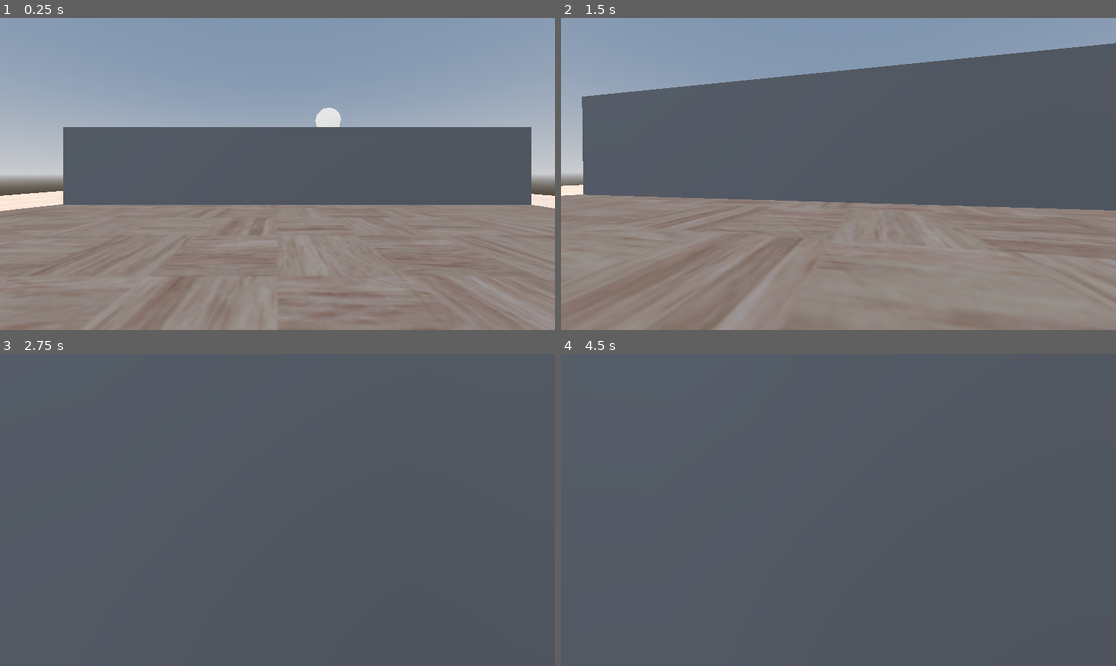
Above: before the commit, frames 1-4 (two rows, left to right).
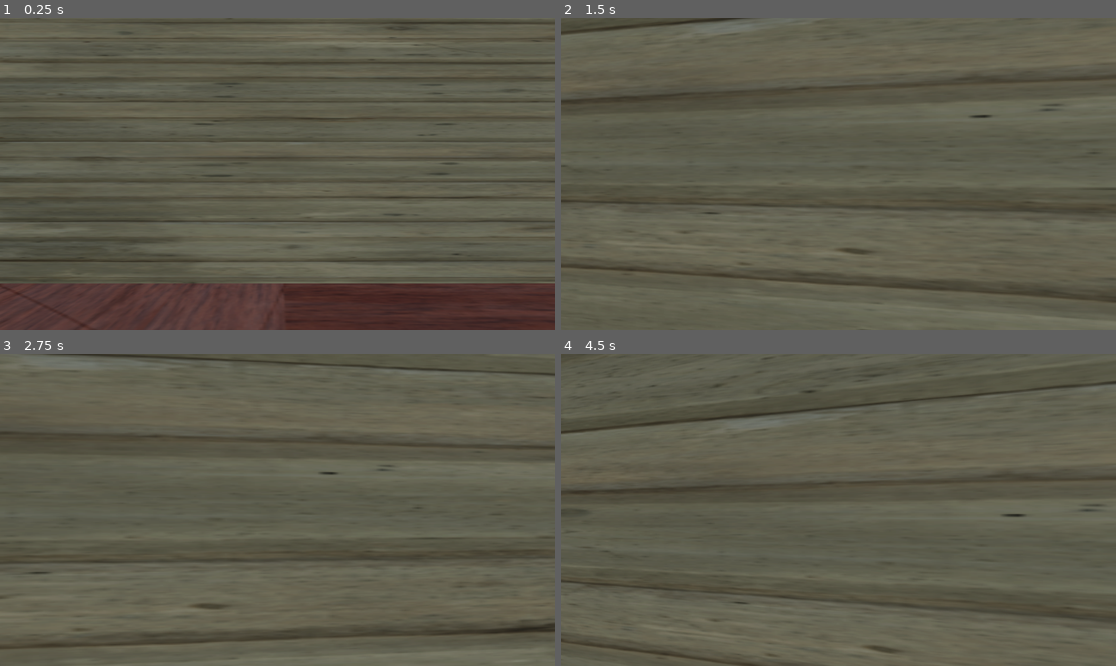
Above: after the commit, the same moments.

Repository: lanceabellanosa/LANCE-S-GODOT-PROJECT
Game: Godot game, scene res://scenes/world.tscn
Same seed, same stepped clock (60 frames per second), same inputs: the game is played once before the commit and once after it.
Inputs (mouse positions are in pixels of both pictures, inside the frame that each line leads up to):
- Up to frame 1 (0.25 s): no input
- Up to frame 2 (1.5 s): move the mouse to (866, 174) at 0.52 s; hold T (Forward) from 0.53 s (still down); move the mouse to (810, 174) at 1.27 s
- Up to frame 3 (2.75 s): keep holding T (Forward); move the mouse to (288, 503) at 2.02 s
- Up to frame 4 (4.5 s): keep holding T (Forward); move the mouse to (832, 516) at 2.77 s; move the mouse to (877, 513) at 3.52 s; move the mouse to (794, 506) at 4.27 s

The runs differ from the first frame. In frame 1, 86% of the frame differs, in the area x 0-100%, y 0-100%; in frame 2, 79%; in frame 3, 45%; in frame 4, 48%.

Commit message:
godot files

Diff:
--- a/scenes/world.tscn
+++ b/scenes/world.tscn
@@ -1,7 +1,8 @@
 [gd_scene format=3 uid="uid://dpvtwaj1jovrb"]
 
 [ext_resource type="Script" uid="uid://ccakgjext8n27" path="res://scripts/player.gd" id="1_nnsk1"]
-[ext_resource type="Texture2D" uid="uid://x8qyb4rvtjrb" path="res://textures/WoodFloor028_1K-JPG_Color.jpg" id="2_rwgxs"]
+[ext_resource type="Texture2D" uid="uid://brxd44ac64ria" path="res://textures/WoodFloor019_2K-PNG_Color.png" id="2_4wyf3"]
+[ext_resource type="Texture2D" uid="uid://bx23fuqpn5d61" path="res://textures/Concrete045_2K-PNG_Color.png" id="3_k0juu"]
 
 [sub_resource type="ProceduralSkyMaterial" id="ProceduralSkyMaterial_rwgxs"]
 sky_horizon_color = Color(0.66224277, 0.6717428, 0.6867428, 1)
@@ -31,13 +32,31 @@
 emission_energy_multiplier = 3.0
 
 [sub_resource type="StandardMaterial3D" id="StandardMaterial3D_4wyf3"]
-albedo_texture = ExtResource("2_rwgxs")
+albedo_texture = ExtResource("2_4wyf3")
 
 [sub_resource type="ConcavePolygonShape3D" id="ConcavePolygonShape3D_nnsk1"]
 data = PackedVector3Array(-20, -0.25, 20, -20, -0.25, -20, -20, 0.25, -20, 20, -0.25, -20, -20, -0.25, -20, -20, -0.25, …(464 unchanged characters)…
 
-[sub_resource type="ConcavePolygonShape3D" id="ConcavePolygonShape3D_4wyf3"]
-data = PackedVector3Array(-0.5, -2, 12, -0.5, -2, -12, -0.5, 2, -12, 0.5, -2, -12, -0.5, -2, -12, -0.5, -2, 12, -0.5, 2, -12, -0.5, -2, -12, 0.5, -2, -12, -0.5, 2, -12, -0.5, 2, 12, -0.5, -2, 12, -0.5, -2, 12, -0.5, 2, 12, 0.5, 2, 12, 0.5, 2, 12, -0.5, 2, 12, -0.5, 2, -12, -0.5, -2, 12, 0.5, -2, 12, 0.5, -2, -12, 0.5, 2, 12, 0.5, -2, 12, -0.5, -2, 12, 0.5, -2, -12, 0.5, -2, 12, 0.5, 2, 12, 0.5, -2, -12, 0.5, 2, -12, -0.5, 2, -12, -0.5, 2, -12, 0.5, 2, -12, 0.5, 2, 12, 0.5, 2, 12, 0.5, 2, -12, 0.5, -2, -12)
+[sub_resource type="StandardMaterial3D" id="StandardMaterial3D_k0juu"]
+albedo_texture = ExtResource("3_k0juu")
+albedo_texture_force_srgb = true
+
+[sub_resource type="ConcavePolygonShape3D" id="ConcavePolygonShape3D_71j4m"]
+data = PackedVector3Array(-0.5, -2, 13.276611, -0.5, -2, -13.276611, -0.5, 2, -13.276611, 0.5, -2, -13.276611, -0.5, -2, -13.276611, -0.5, -2, 13.276611, -0.5, 2, -13.276611, -0.5, -2, -13.276611, 0.5, -2, -13.276611, -0.5, 2, -13.276611, -0.5, 2, 13.276611, -0.5, -2, 13.276611, -0.5, -2, 13.276611, -0.5, 2, 13.276611, 0.5, 2, 13.276611, 0.5, 2, 13.276611, -0.5, 2, 13.276611, -0.5, 2, -13.276611, -0.5, -2, 13.276611, 0.5, -2, 13.276611, 0.5, -2, -13.276611, 0.5, 2, 13.276611, 0.5, -2, 13.276611, -0.5, -2, 13.276611, 0.5, -2, -13.276611, 0.5, -2, 13.276611, 0.5, 2, 13.276611, 0.5, -2, -13.276611, 0.5, 2, -13.276611, -0.5, 2, -13.276611, -0.5, 2, -13.276611, 0.5, 2, -13.276611, 0.5, 2, 13.276611, 0.5, 2, 13.276611, 0.5, 2, -13.276611, 0.5, -2, -13.276611)
+
+[sub_resource type="StandardMaterial3D" id="StandardMaterial3D_71j4m"]
+albedo_texture = ExtResource("3_k0juu")
+albedo_texture_force_srgb = true
+
+[sub_resource type="StandardMaterial3D" id="StandardMaterial3D_qfnet"]
+albedo_texture = ExtResource("3_k0juu")
+albedo_texture_force_srgb = true
+
+[sub_resource type="ConcavePolygonShape3D" id="ConcavePolygonShape3D_i7141"]
+data = PackedVector3Array(-0.5, -2, 6.2526855, -0.5, -2, -6.2526855, -0.5, 2, -6.2526855, 0.5, -2, -6.2526855, -0.5, -2, -6.2526855, -0.5, -2, 6.2526855, -0.5, 2, -6.2526855, -0.5, -2, -6.2526855, 0.5, -2, -6.2526855, -0.5, 2, -6.2526855, -0.5, 2, 6.2526855, -0.5, -2, 6.2526855, -0.5, -2, 6.2526855, -0.5, 2, 6.2526855, 0.5, 2, 6.2526855, 0.5, 2, 6.2526855, -0.5, 2, 6.2526855, -0.5, 2, -6.2526855, -0.5, -2, 6.2526855, 0.5, -2, 6.2526855, 0.5, -2, -6.2526855, 0.5, 2, 6.2526855, 0.5, -2, 6.2526855, -0.5, -2, 6.2526855, 0.5, -2, -6.2526855, 0.5, -2, 6.2526855, 0.5, 2, 6.2526855, 0.5, -2, -6.2526855, 0.5, 2, -6.2526855, -0.5, 2, -6.2526855, -0.5, 2, -6.2526855, 0.5, 2, -6.2526855, 0.5, 2, 6.2526855, 0.5, 2, 6.2526855, 0.5, 2, -6.2526855, 0.5, -2, -6.2526855)
+
+[sub_resource type="ConcavePolygonShape3D" id="ConcavePolygonShape3D_qfnet"]
+data = PackedVector3Array(-0.5, -2, 19.994446, -0.5, -2, -19.994446, -0.5, 2, -19.994446, 0.5, -2, -19.994446, -0.5, -2, -19.994446, -0.5, -2, 19.994446, -0.5, 2, -19.994446, -0.5, -2, -19.994446, 0.5, -2, -19.994446, -0.5, 2, -19.994446, -0.5, 2, 19.994446, -0.5, -2, 19.994446, -0.5, -2, 19.994446, -0.5, 2, 19.994446, 0.5, 2, 19.994446, 0.5, 2, 19.994446, -0.5, 2, 19.994446, -0.5, 2, -19.994446, -0.5, -2, 19.994446, 0.5, -2, 19.994446, 0.5, -2, -19.994446, 0.5, 2, 19.994446, 0.5, -2, 19.994446, -0.5, -2, 19.994446, 0.5, -2, -19.994446, 0.5, -2, 19.994446, 0.5, 2, 19.994446, 0.5, -2, -19.994446, 0.5, 2, -19.994446, -0.5, 2, -19.994446, -0.5, 2, -19.994446, 0.5, 2, -19.994446, 0.5, 2, 19.994446, 0.5, 2, 19.994446, 0.5, 2, -19.994446, 0.5, -2, -19.994446)
 
 [node name="Floor 5" type="Node3D" unique_id=27969865]
 
@@ -50,7 +69,7 @@
 environment = SubResource("Environment_k0juu")
 
 [node name="player" type="CharacterBody3D" parent="." unique_id=1572183189]
-transform = Transform3D(1, 0, 0, 0, 1, 0, 0, 0, 1, 0, 2.1474586, 15)
+transform = Transform3D(1, 0, 0, 0, 1, 0, 0, 0, 1, 0, 1.4285998, 7.9935074)
 script = ExtResource("1_nnsk1")
 
 [node name="MeshInstance3D" type="MeshInstance3D" parent="player" unique_id=1366885302]
@@ -64,7 +83,8 @@
 [node name="head" type="Node3D" parent="player" unique_id=817132030]
 
 [node name="Camera3D" type="Camera3D" parent="player/head" unique_id=742072161]
-transform = Transform3D(1, 0, 0, 0, 1, 0, 0, 0, 1, 0, 2.3908288, -0.18248653)
+transform = Transform3D(1, 0, 0, 0, 1, 0, 0, 0, 1, 0, 2.3908286, -0.28260708)
+keep_aspect = 0
 
 [node name="Moon" type="CSGSphere3D" parent="." unique_id=917903440]
 transform = Transform3D(1, 0, 0, 0, 1, 0, 0, 0, 1, 584, 615, -2241)
@@ -75,7 +95,7 @@
 transform = Transform3D(1, 0, 0, 0, 1, 0, 0, 0, 1, 584, 615, -2241)
 
 [node name="Floor" type="CSGBox3D" parent="Hallway" unique_id=216491172]
-transform = Transform3D(1, 0, 0, 0, 1, 0, 0, 0, 1, -584, -615, 2241)
+transform = Transform3D(1, 0, 0, 0, 1, 0, 0, 0, 1, -583.9513, -614.70544, 2237.5322)
 size = Vector3(40, 0.5, 40)
 material = SubResource("StandardMaterial3D_4wyf3")
 
@@ -87,14 +107,34 @@
 [node name="Walls" type="Node3D" parent="." unique_id=1592653400]
 
 [node name="CSGBox3D" type="CSGBox3D" parent="Walls" unique_id=142459439]
-transform = Transform3D(-4.371139e-08, 0, 1, 0, 1, 0, -1, 0, -4.371139e-08, 1, 2.2316756, 4.5)
-size = Vector3(1, 4, 24)
+transform = Transform3D(-4.371139e-08, 0, 1, 0, 1, 0, -1, 0, -4.371139e-08, -0.27661133, 2.2316756, 4.5)
+size = Vector3(1, 4, 26.553223)
+material = SubResource("StandardMaterial3D_k0juu")
 
-[node name="StaticBody3D" type="StaticBody3D" parent="Walls/CSGBox3D" unique_id=1317370343]
+[node name="StaticBody3D" type="StaticBody3D" parent="Walls/CSGBox3D" unique_id=696835679]
 
-[node name="CSGBakedCollisionShape3D" type="CollisionShape3D" parent="Walls/CSGBox3D/StaticBody3D" unique_id=2126540176]
-shape = SubResource("ConcavePolygonShape3D_4wyf3")
+[node name="CSGBakedCollisionShape3D" type="CollisionShape3D" parent="Walls/CSGBox3D/StaticBody3D" unique_id=1251075463]
+shape = SubResource("ConcavePolygonShape3D_71j4m")
 
 [node name="CSGBox3D2" type="CSGBox3D" parent="Walls" unique_id=1679433094]
-transform = Transform3D(-1, 0, -8.742278e-08, 0, 1, 0, 8.742278e-08, 0, -1, 12.492955, 2.2381697, -1.2473145)
+transform = Transform3D(-1, 0, -8.742278e-08, 0, 1, 0, 8.742278e-08, 0, -1, 12.506133, 2.2381697, -1.2440634)
+material_override = SubResource("StandardMaterial3D_71j4m")
 size = Vector3(1, 4, 12.505371)
+material = SubResource("StandardMaterial3D_qfnet")
+
+[node name="StaticBody3D" type="StaticBody3D" parent="Walls/CSGBox3D2" unique_id=1356727850]
+
+[node name="CSGBakedCollisionShape3D" type="CollisionShape3D" parent="Walls/CSGBox3D2/StaticBody3D" unique_id=216110106]
+shape = SubResource("ConcavePolygonShape3D_i7141")
+
+[node name="CSGBox3D3" type="CSGBox3D" parent="Walls" unique_id=1650166599]
+transform = Transform3D(-4.3711392e-08, 0, 1.0000001, 0, 1, 0, -1.0000001, 0, -4.3711392e-08, 0.07088283, 2.2381697, 15.992056)
+material_override = SubResource("StandardMaterial3D_71j4m")
+size = Vector3(1, 4, 39.98889)
+material = SubResource("StandardMaterial3D_qfnet")
+
+[node name="StaticBody3D" type="StaticBody3D" parent="Walls/CSGBox3D3" unique_id=1833223740]
+
+[node name="CSGBakedCollisionShape3D" type="CollisionShape3D" parent="Walls/CSGBox3D3/StaticBody3D" unique_id=987335608]
+transform = Transform3D(1, 0, 3.5527137e-15, 0, 1, 0, -3.5527137e-15, 0, 1, 0, 0, 0)
+shape = SubResource("ConcavePolygonShape3D_qfnet")
Binary file added: textures/Concrete045_2K-PNG_Color.png
Not shown, added: textures/Concrete045_2K-PNG_Color.png.import
Binary file added: textures/WoodFloor019_2K-PNG_Color.png
Not shown, added: textures/WoodFloor019_2K-PNG_Color.png.import
